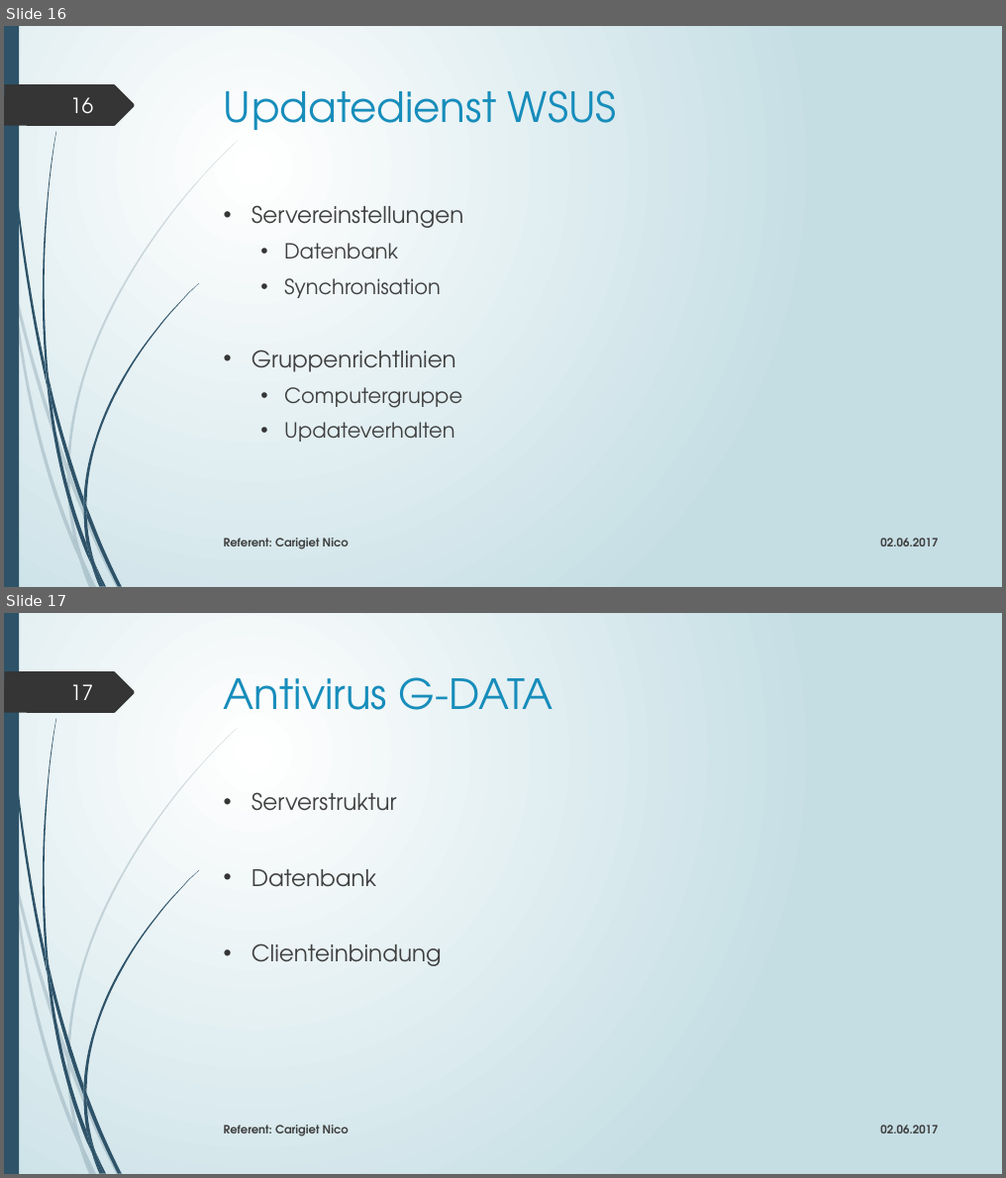
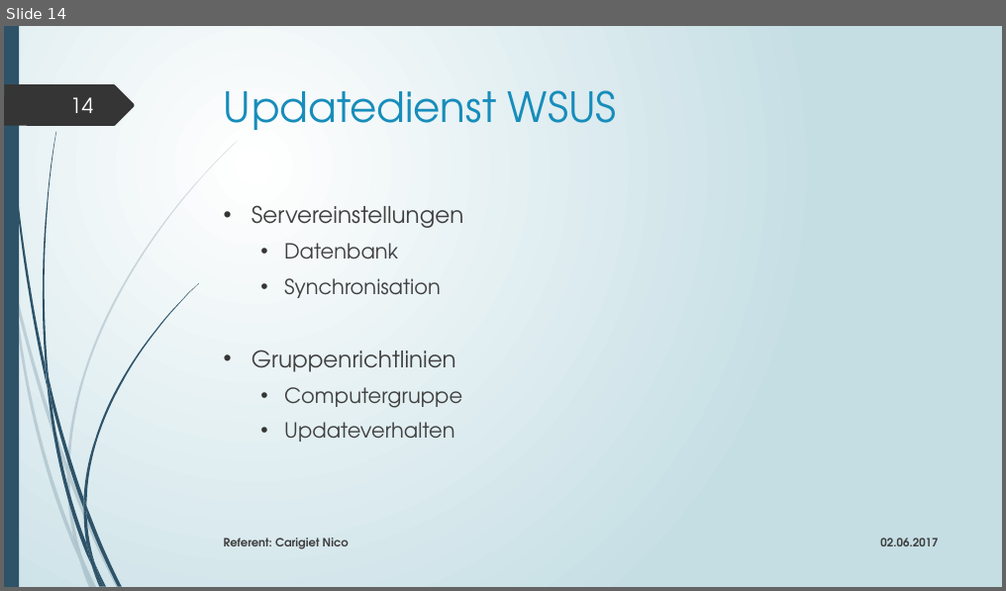
Before and after one commit to edecom/IPA, a slide deck: 4_Dokumente/48_Präsentation & Demonstration/IPA_Präsentation_Carigiet_Nico_20170529.pptx. Shown one above the other, each under a label of ours: slides 16 and 17 before the commit, slide 14 after it. The pictures are 1006x1178 and 1006x591 pixels, drawn with LibreOffice and Linux fonts; fonts in the diff are those of the drawing. Boxes give left, top, right and bottom in pixels: in the first picture for what was removed or moved away, otherwise in the second. Text is boxed around its words. In the diff, an @@ line names an element or a change of style, - is before the commit and + after.

```diff
--- a/4_Dokumente/48_Präsentation & Demonstration/IPA_Präsentation_Carigiet_Nico_20170529.pptx
+++ b/4_Dokumente/48_Präsentation & Demonstration/IPA_Präsentation_Carigiet_Nico_20170529.pptx
@@ slide 17 removed at [4, 613, 1002, 1174], background gradient #FFFFFF to #C5DEE5; not listed: 24 template elements that a slide beside it also shows @@
@@ page number removed at [70, 684, 93, 700] @@
-17
@@ title removed at [224, 677, 553, 710] @@
-Antivirus G-DATA
@@ text removed at [252, 792, 442, 966] @@
-• Serverstruktur
-• Datenbank
-• Clienteinbindung
@@ text removed at [224, 1125, 349, 1137] @@
-Referent: Carigiet Nico
@@ text removed at [880, 1125, 938, 1134] @@
-02.06.2017
@@ what was slide 16 is now slide 14 @@
@@ page number at [70, 97, 93, 113]: text changed @@
-16
+14
```
Also in this commit, not shown: 8 slides changed, 1 other slide removed, 6 other files.
